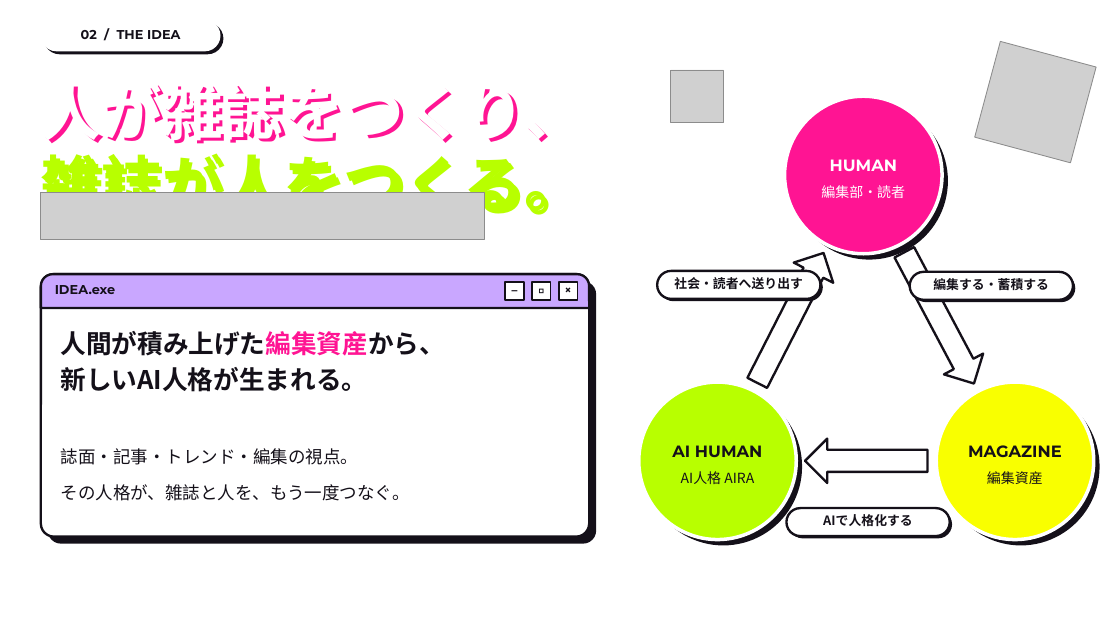
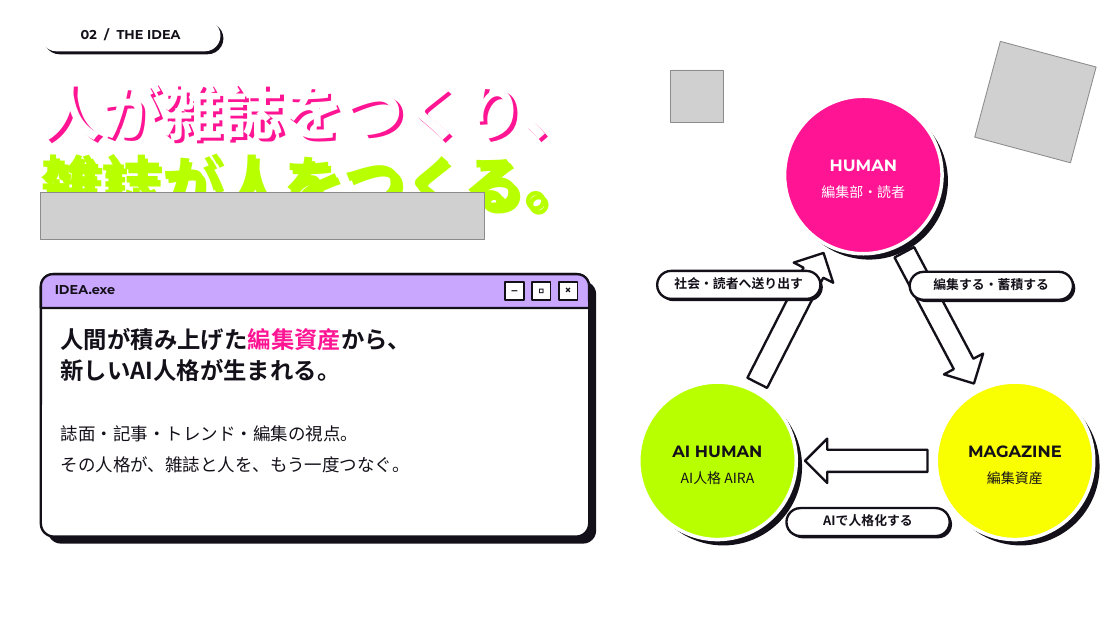
Before and after one commit to otoufutarou/aizine-model, a slide deck: slide 2 of output/AI_ViVi_MODEL_PROJECT.pptx. Drawn at 1120x630 pixels with LibreOffice and Linux fonts; fonts in the diff are those of the drawing; grey boxes stand for pictures; background and template pictures are left out. Boxes give left, top, right and bottom in pixels: in the first picture for what was removed or moved away, otherwise in the second. Text is boxed around its words. In the diff, an @@ line names an element or a change of style, - is before the commit and + after.

```diff
--- a/output/AI_ViVi_MODEL_PROJECT.pptx
+++ b/output/AI_ViVi_MODEL_PROJECT.pptx
@@ text "人間が積み上げた編集資産から、" at [61, 328, 412, 473]: size 22 to 20 pt in "人間が積み上げた編集資産から、", "新しいAI人格が生まれる。"; line spacing 30.8pt to 26pt @@
```
Also in this commit, not shown: 1 other file.
